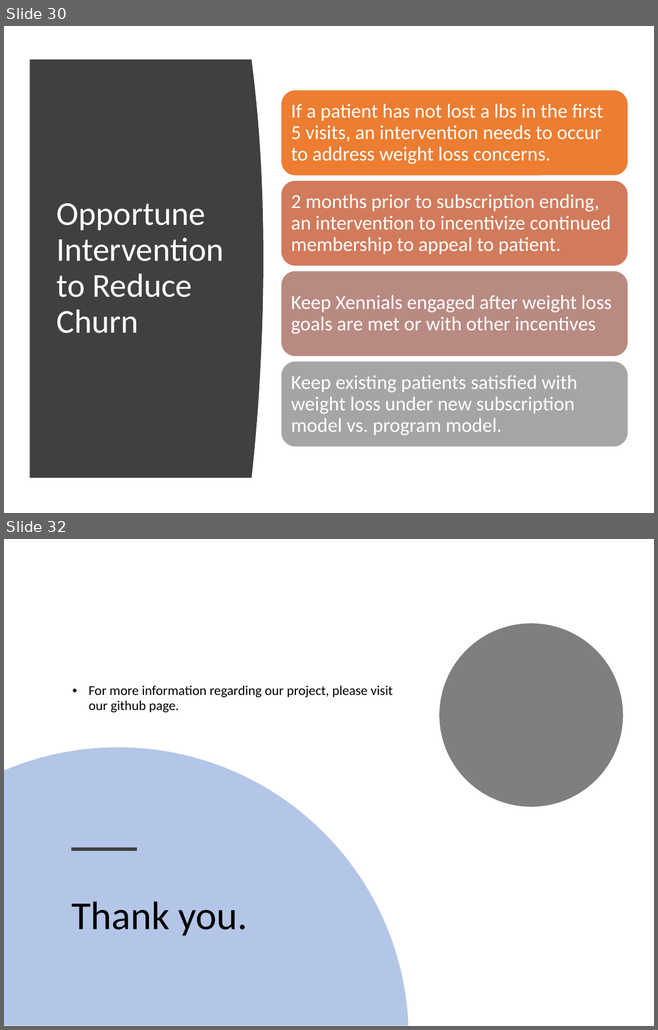
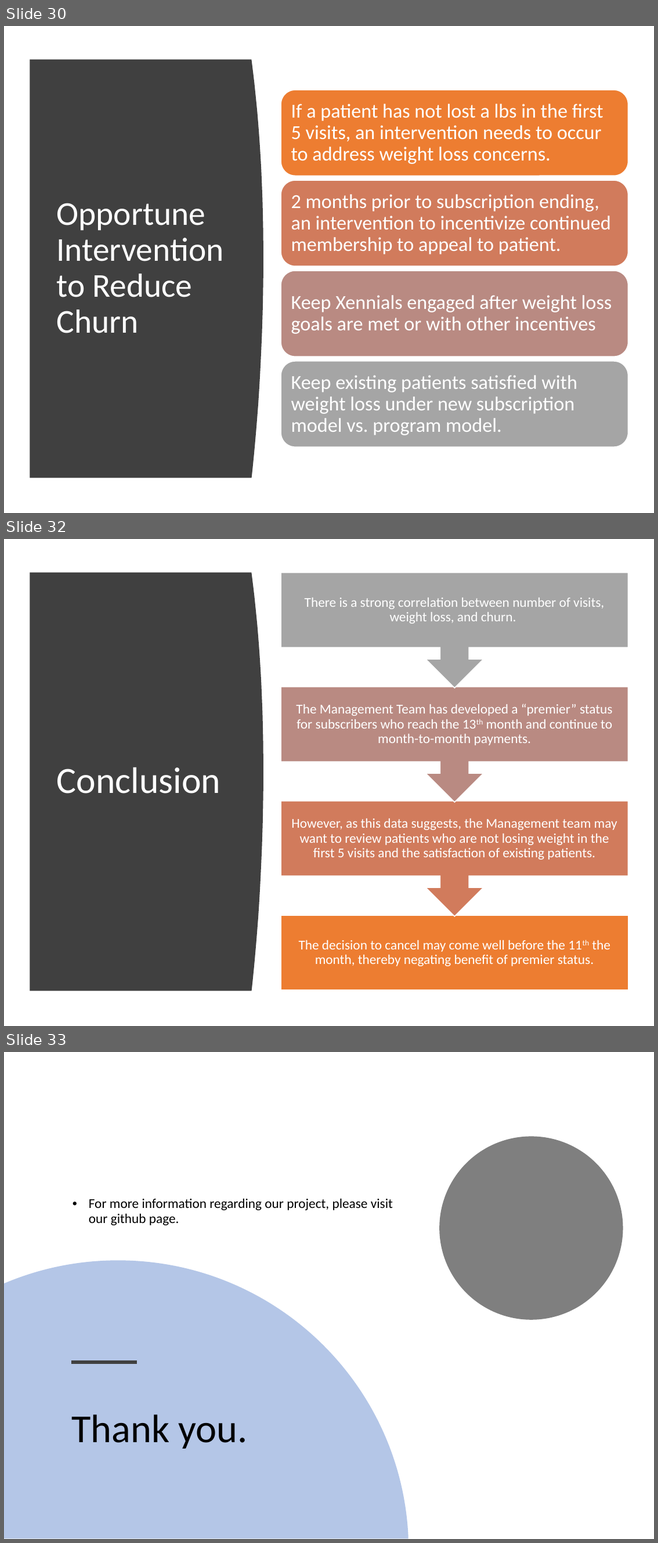
Before and after one commit to MarkovCredit/FinalPush_Churn, a slide deck: Project Final Feb 1 Member Retention.pptx. Shown one above the other, each under a label of ours: slides 30 and 32 before the commit, slides 30, 32 and 33 after it; the slides between them are not shown. The pictures are 658x1030 and 658x1543 pixels, drawn with LibreOffice and Linux fonts; fonts in the diff are those of the drawing. Boxes give left, top, right and bottom in pixels: in the first picture for what was removed or moved away, otherwise in the second. Text is boxed around its words. In the diff, an @@ line names an element or a change of style, - is before the commit and + after.

```diff
--- a/Project Final Feb 1 Member Retention.pptx
+++ b/Project Final Feb 1 Member Retention.pptx
@@ slide 32 added at (x1=4, y1=539, x2=654, y2=1026), background #FFFFFF @@
@@ freeform shape added at (x1=30, y1=573, x2=263, y2=991), fill #404040 @@
@@ group added at (x1=281, y1=573, x2=628, y2=990): 4 texts, 3 up arrow callouts, 1 rectangle @@
+The decision to cancel may come well before the 11th the month, thereby negating benefit of premier status.
+However, as this data suggests, the Management team may want to review patients who are not losing weight in the first 5 visits and the satisfaction of existing patients.
+The Management Team has developed a “premier” status for subscribers who reach the 13th month and continue to month-to-month payments.
+There is a strong correlation between number of visits, weight loss, and churn.
@@ title added at (x1=56, y1=767, x2=220, y2=794), 41 pt, text #FFFFFF @@
+Conclusion
@@ what was slide 32 is now slide 33 @@
```
Also in this commit, not shown: 2 other files.
